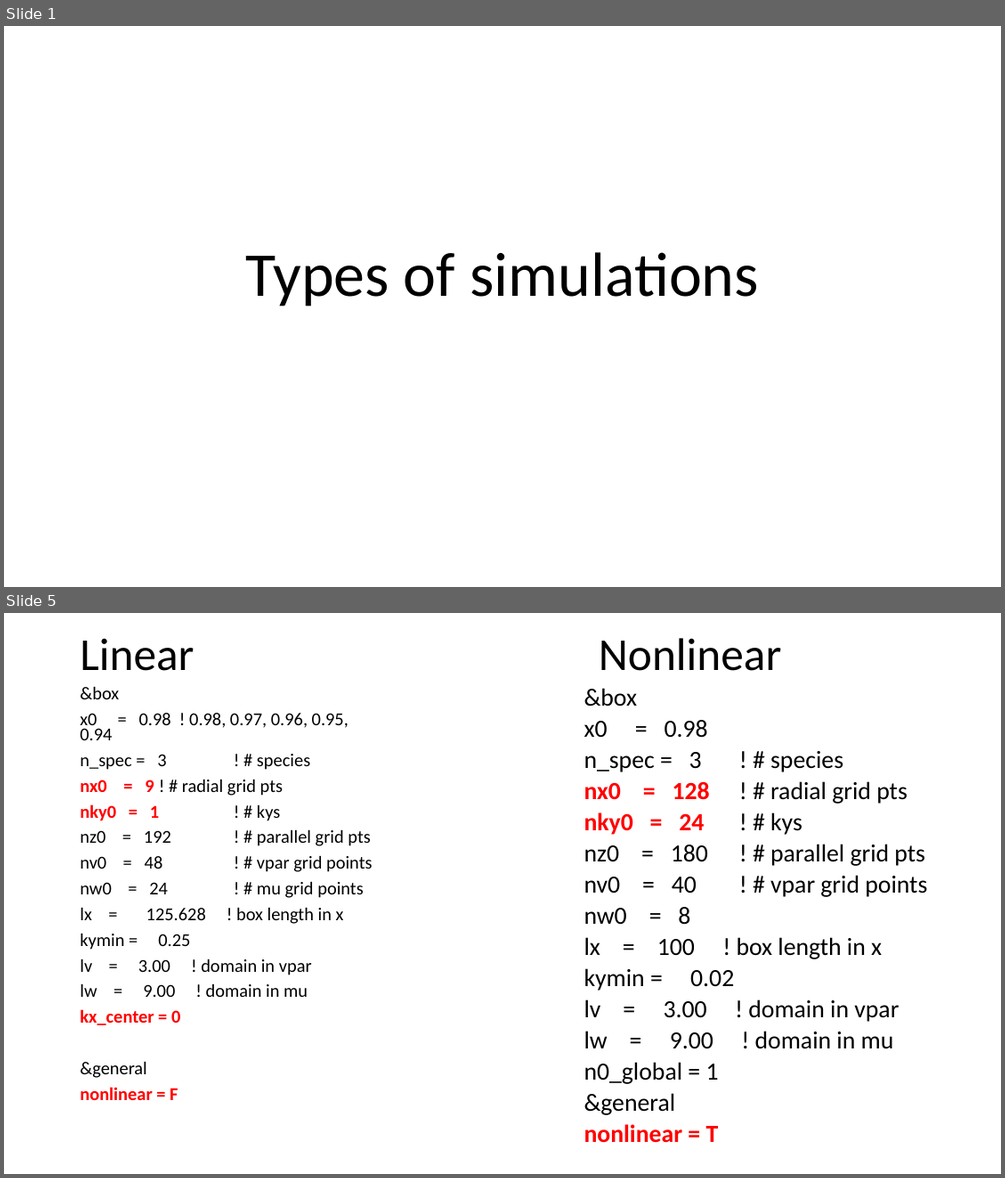
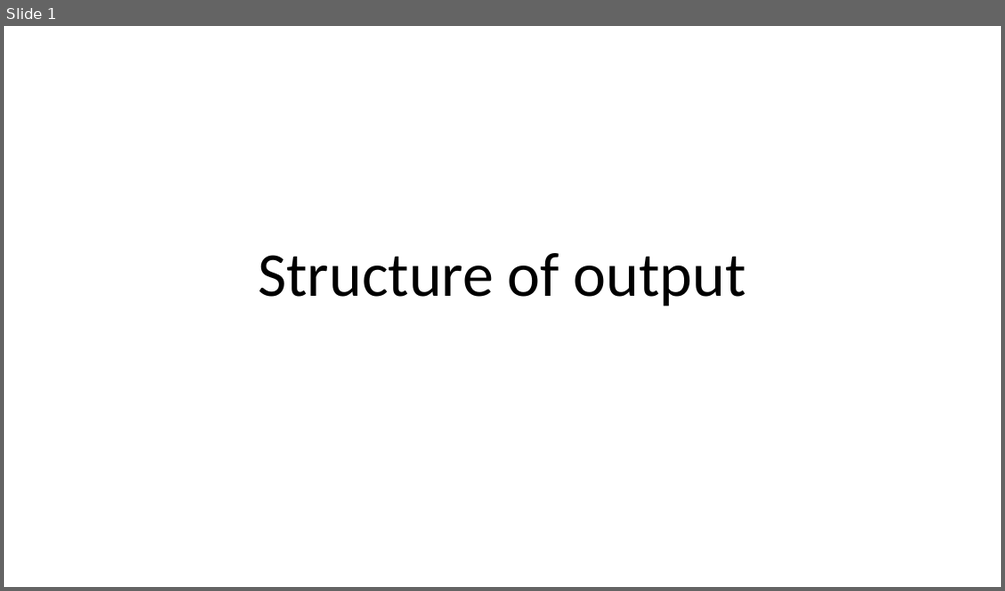
Before and after one commit to maxtcurie/Physics_Helper, a slide deck: Intro_to_GENE/3_Structure_of_output.pptx. Shown one above the other, each under a label of ours: slides 1 and 5 before the commit, slide 1 after it; the slides between them are not shown. The pictures are 1005x1178 and 1005x591 pixels, drawn with LibreOffice and Linux fonts; fonts in the diff are those of the drawing. Boxes give left, top, right and bottom in pixels: in the first picture for what was removed or moved away, otherwise in the second. Text is boxed around its words. In the diff, an @@ line names an element or a change of style, - is before the commit and + after.

```diff
--- a/Intro_to_GENE/3_Structure_of_output.pptx
+++ b/Intro_to_GENE/3_Structure_of_output.pptx
@@ slide 5 removed at (4,613,1001,1174), background #FFFFFF @@
@@ title removed at (80,638,194,671) @@
-Linear
@@ text removed at (599,638,782,671) @@
-Nonlinear
@@ text removed at (80,686,372,1100) @@
-&box
-x0 = 0.98 ! 0.98, 0.97, 0.96, 0.95, 0.94
-n_spec = 3 ! # species
-nx0 = 9 ! # radial grid pts
-nky0 = 1 ! # kys
-nz0 = 192 ! # parallel grid pts
-nv0 = 48 ! # vpar grid points
-nw0 = 24 ! # mu grid points
-lx = 125.628 ! box length in x
-kymin = 0.25
-lv = 3.00 ! domain in vpar
-lw = 9.00 ! domain in mu
-kx_center = 0
-&general
-nonlinear = F
@@ text removed at (584,688,927,1143) @@
-&box
-x0 = 0.98
-n_spec = 3 ! # species
-nx0 = 128 ! # radial grid pts
-nky0 = 24 ! # kys
-nz0 = 180 ! # parallel grid pts
-nv0 = 40 ! # vpar grid points
-nw0 = 8
-lx = 100 ! box length in x
-kymin = 0.02
-lv = 3.00 ! domain in vpar
-lw = 9.00 ! domain in mu
-n0_global = 1
-&general
-nonlinear = T
@@ slide 1 changed as well @@
@@ title at (258,253,746,306): text changed @@
-Types of simulations
+Structure of output
```
Also in this commit, not shown: 6 slides added, 4 other slides removed, 1 other file.
